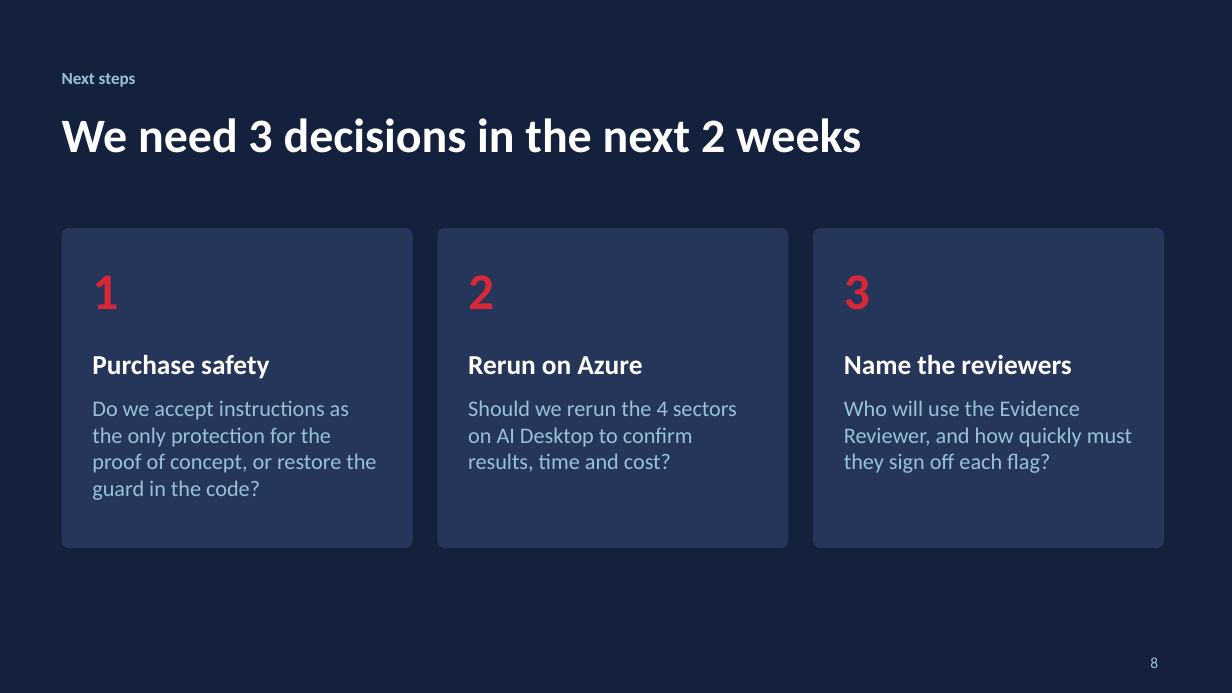
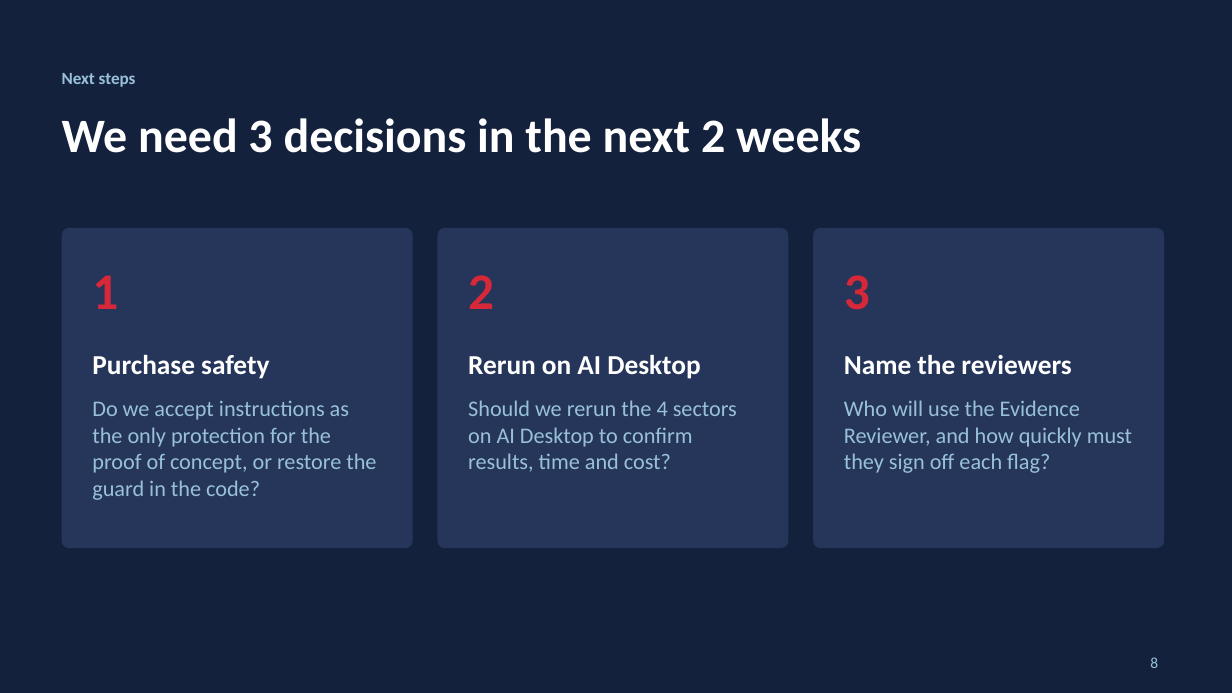
Before and after one commit to roflov2/browser-automation, a slide deck: slide 8 of docs/Drip_Pricing_PoC_update_2026-11-24.pptx. Drawn at 1232x693 pixels with LibreOffice and Linux fonts; fonts in the diff are those of the drawing. Boxes give left, top, right and bottom in pixels: in the first picture for what was removed or moved away, otherwise in the second. Text is boxed around its words. In the diff, an @@ line names an element or a change of style, - is before the commit and + after.

```diff
--- a/docs/Drip_Pricing_PoC_update_2026-11-24.pptx
+++ b/docs/Drip_Pricing_PoC_update_2026-11-24.pptx
@@ text at <box>468,355,700,379</box>: text changed @@
-Rerun on Azure
+Rerun on AI Desktop
```
Also in this commit, not shown: 4 other slides changed.
